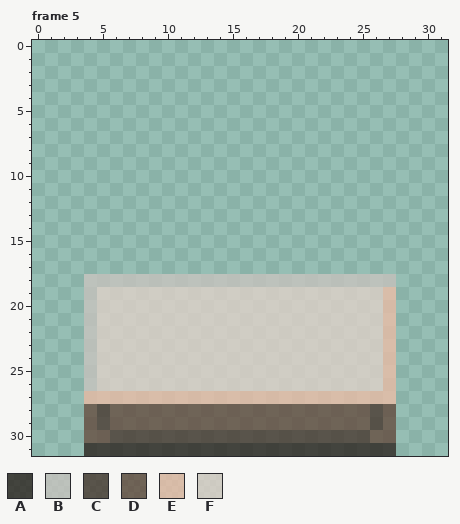
A pixel-art file gets an edit: sprite_assets/kitchen/spr_plate_stacks_lvl_one.aseprite. That is the earlier state.
32x32 pixels, 5 frames. Shown: frame 5. The commit also changed other frames, which this record leaves out.
Palette (. is transparent): A #261a15bd  B #cbc3bfbd  C #442f26bd  D #624436bd  E #f1bda5bd  F #e4d2cabd
After:
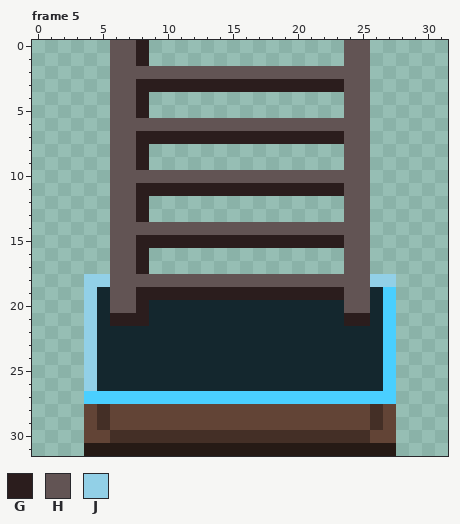
Colours new in this view: G #2b1d1d  H #625454  J #92d0e7
Edits made:
layer "Layer 1" opacity 74% -> 100%
layer "Layer 2" added
colour A: #261a15bd -> #261a15
colour C: #442f26bd -> #442f26
colour D: #624436bd -> #624436
colour E: #f1bda5bd -> #4acfff
colour F: #e4d2cabd -> #14272e
Frame 5, layers "Layer 2", "Layer 1":
y 0..1: x 6..8 ... -> HHG; x 24..25 .. -> HH
y 2: x 6..25 .................... -> HHHHHHHHHHHHHHHHHHHH
y 3: x 6..25 .................... -> HHGGGGGGGGGGGGGGGGHH
y 4..5: x 6..8 ... -> HHG; x 24..25 .. -> HH
y 6: x 6..25 .................... -> HHHHHHHHHHHHHHHHHHHH
y 7: x 6..25 .................... -> HHGGGGGGGGGGGGGGGGHH
y 8..9: x 6..8 ... -> HHG; x 24..25 .. -> HH
y 10: x 6..25 .................... -> HHHHHHHHHHHHHHHHHHHH
y 11: x 6..25 .................... -> HHGGGGGGGGGGGGGGGGHH
y 12..13: x 6..8 ... -> HHG; x 24..25 .. -> HH
y 14: x 6..25 .................... -> HHHHHHHHHHHHHHHHHHHH
y 15: x 6..25 .................... -> HHGGGGGGGGGGGGGGGGHH
y 16..17: x 6..8 ... -> HHG; x 24..25 .. -> HH
y 18: x 4..27 BBBBBBBBBBBBBBBBBBBBBBBB -> JJHHHHHHHHHHHHHHHHHHHHJJ
y 19: x 4 B -> J; x 6..25 FFFFFFFFFFFFFFFFFFFF -> HHGGGGGGGGGGGGGGGGHH
y 20: x 4 B -> J; x 6..8 FFF -> HHG; x 24..25 FF -> HH
y 21: x 4 B -> J; x 6..8 FFF -> GGG; x 24..25 FF -> GG
y 22..26: x 4 B -> J
